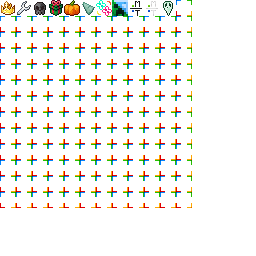
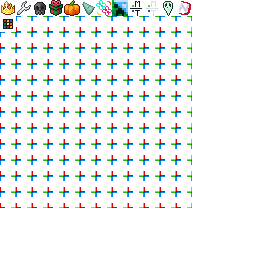
Layered file, before and after one edit (256x256). Changes by layer:
added layer "rubik" above "nerf" over (3, 19, 13, 29)
added layer "nerf" above "ectoplasm" over (179, 1, 191, 15)
painted on "da grid that gets decreased and finally deleted over time" over (0, 0, 192, 32)
